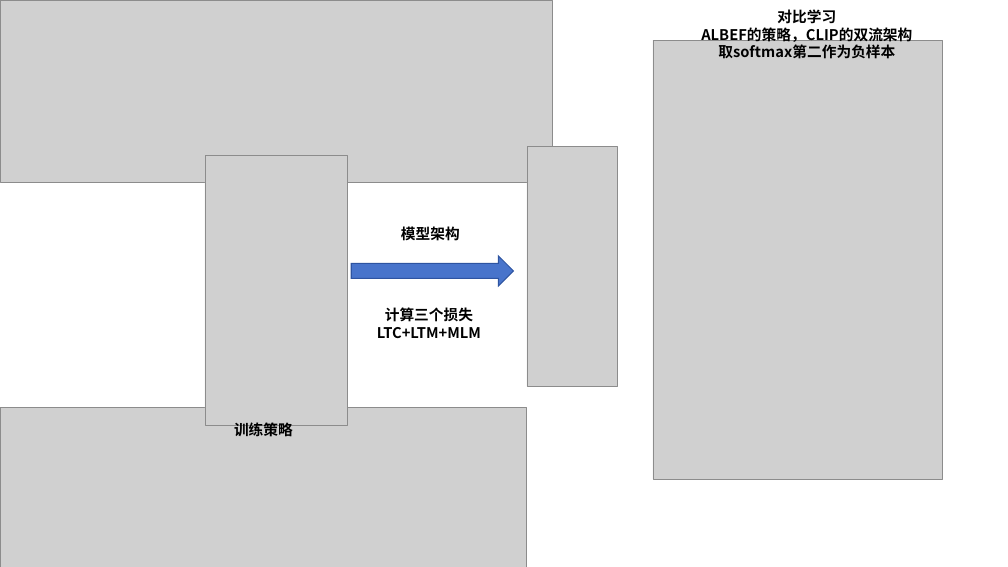
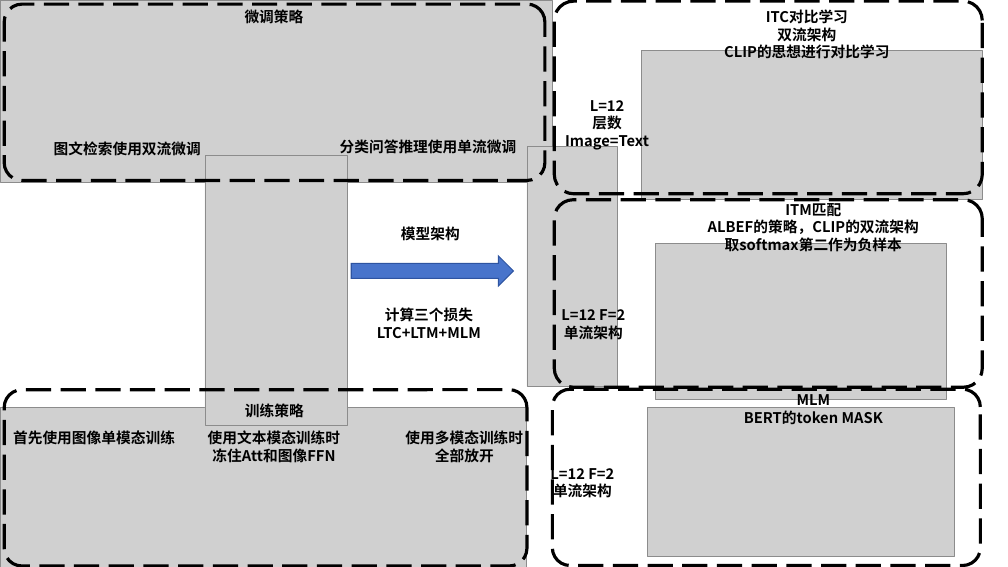
Before and after one commit to Elephant-King9/Paper, a slide deck: slide 10 of Base_Model/VLM+VLLM/论文插图.pptx. Drawn at 1008x567 pixels with LibreOffice and Linux fonts; fonts in the diff are those of the drawing; grey boxes stand for pictures. Boxes give left, top, right and bottom in pixels: in the first picture for what was removed or moved away, otherwise in the second. Text is boxed around its words. In the diff, an @@ line names an element or a change of style, - is before the commit and + after.

Commit message:
update_BLIP: Bootstrapping Language-Image Pre-training for  Unified Vision-Language Understanding and Generation

```diff
--- a/Base_Model/VLM+VLLM/论文插图.pptx
+++ b/Base_Model/VLM+VLLM/论文插图.pptx
@@ rounded rectangle added at (5,4,545,180), outline #000000 3 pt dashed @@
@@ text added at (245,7,304,26), 14 pt, text #000000, bold @@
+微调策略
@@ rounded rectangle added at (554,2,982,194), outline #000000 3 pt dashed @@
@@ text at (724,9,889,59): text changed @@
-对比学习
-ALBEF的策略，CLIP的双流架构
-取softmax第二作为负样本
+ITC对比学习
+双流架构
+CLIP的思想进行对比学习
@@ picture added at (641,50,982,200) @@
@@ picture removed at (653,40,943,479) @@
@@ text added at (565,100,649,150), 14 pt, text #000000, bold @@
+L=12
+层数
+Image=Text
@@ text added at (54,141,201,155), 14 pt, text #000000, bold @@
+图文检索使用双流微调
@@ text added at (340,139,517,157), 14 pt, text #000000, bold @@
+分类问答推理使用单流微调
@@ rounded rectangle added at (554,200,982,387), outline #000000 3 pt dashed @@
@@ text added at (708,200,919,252), 14 pt, text #000000, bold @@
+ITM匹配
+ALBEF的策略，CLIP的双流架构
+取softmax第二作为负样本
@@ picture added at (656,243,946,399) @@
@@ text added at (561,306,625,342), 14 pt, text #000000, bold @@
+L=12 F=2
+单流架构
@@ rounded rectangle added at (5,389,527,566), outline #000000 3 pt dashed @@
@@ rounded rectangle added at (553,389,981,566), outline #000000 3 pt dashed @@
@@ text "训练策略" rewrapped from (234,422,293,436) to (245,402,304,421) @@
@@ picture added at (647,408,954,556) @@
@@ text added at (744,394,883,424), 14 pt, text #000000, bold @@
+MLM
+BERT的token MASK
@@ text added at (13,430,175,444), 14 pt, text #000000, bold @@
+首先使用图像单模态训练
@@ text added at (208,430,341,463), 14 pt, text #000000, bold @@
+使用文本模态训练时
+冻住Att和图像FFN
@@ text added at (405,430,523,463), 14 pt, text #000000, bold @@
+使用多模态训练时
+全部放开
@@ text added at (550,464,614,501), 14 pt, text #000000, bold @@
+L=12 F=2
+单流架构
```
Also in this commit, not shown: 2 slides added, 5 other files.
